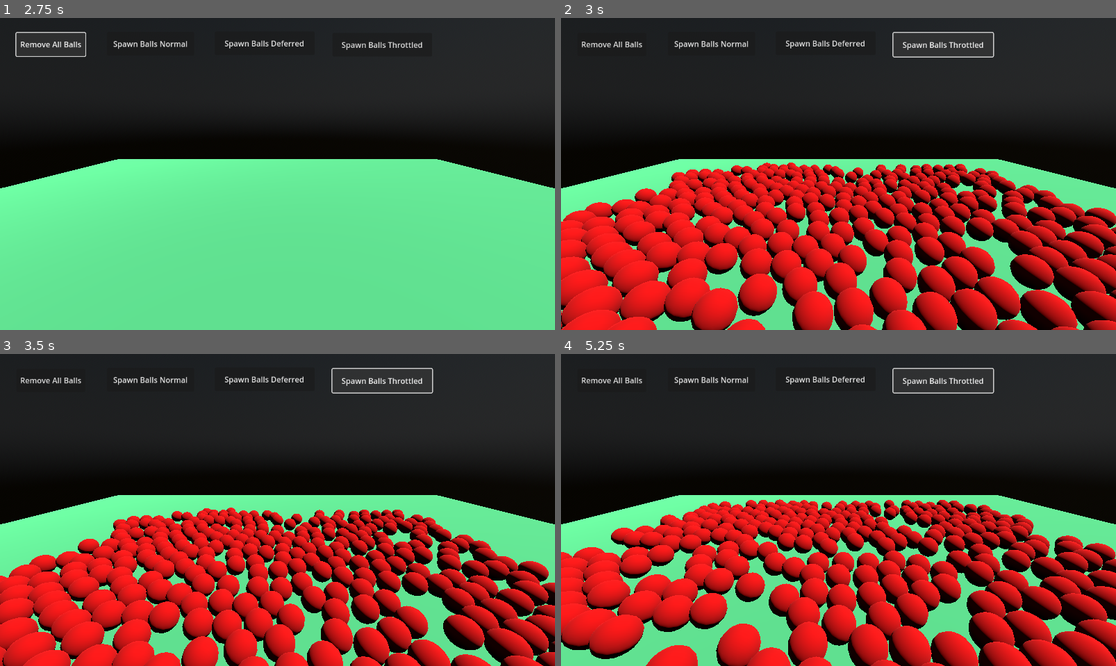
Above: before the commit, frames 1-4 (two rows, left to right).
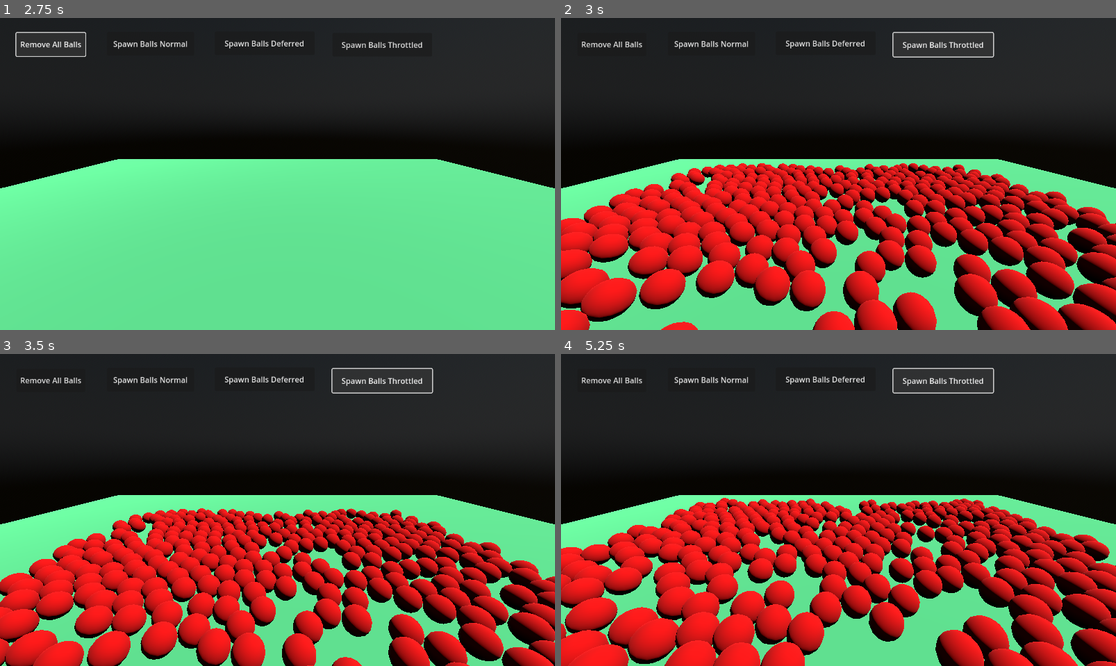
Above: after the commit, the same moments.

Repository: ImmersiveRPG/GodotCallThrottled
Game: Godot game, scene res://src/World/world.tscn
The game is run twice, just before and just after one commit, with the same random seed, the same clock (stepped at 60 frames per second) and the same inputs.
Inputs:
- Up to frame 1 (2.75 s): click "Spawn Balls Normal" at 0.5 s; click "Spawn Balls Normal" at 1.25 s; click "Remove All Balls" at 2 s
- Up to frame 2 (3 s): click "Spawn Balls Throttled" at 2.75 s
- Up to frame 3 (3.5 s): no input
- Up to frame 4 (5.25 s): click "Spawn Balls Deferred" at 3.5 s; click "Remove All Balls" at 4.25 s; click "Spawn Balls Throttled" at 5 s

Frame 1 is identical in both runs. In frame 2, 38% of the frame differs, in the area x 0-100%, y 46-100%; in frame 3, 35%; in frame 4, 36%.

Commit message:
Moved throttled to run after all node _physics_process calls.

Diff:
--- a/project/src/CustomSceneTree/custom_scene_tree.gd
+++ b/project/src/CustomSceneTree/custom_scene_tree.gd
@@ -29,10 +29,6 @@
 	if _throttler == null:
 		_throttler = self.root.get_node_or_null("Throttler")
 
-	# Run callables
-	if _throttler and _throttler._is_setup:
-		_throttler._run_callables()
-
 	# Just return if there isn't a scene yet
 	var target = self.current_scene
 	if not target: return false
@@ -59,6 +55,10 @@
 	#print("_physics_process_end_ticks: %s" % [_physics_process_end_ticks])
 	print("physics frame time: %s" % [_physics_process_end_ticks - _physics_process_start_ticks])
 
+	# Run callables
+	if _throttler and _throttler._is_setup:
+		_throttler._run_callables()
+
 func _process(_delta : float) -> bool:
 	#print("++++ _process: %s" % [Time.get_ticks_msec()])
 
